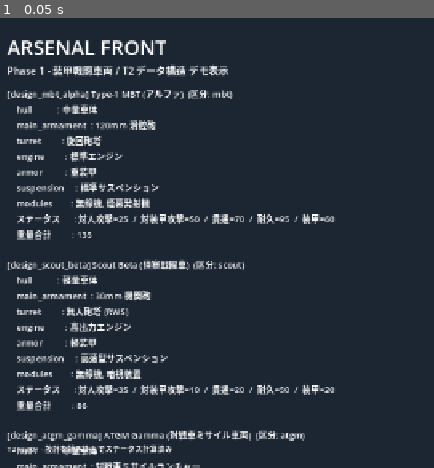
Above: before the commit, frame 1.
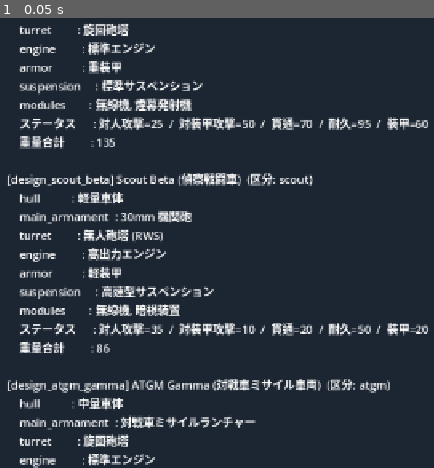
Above: after the commit, the same moment.

Repository: Sierra-117605/ARSENAL-FRONT
Game: Godot game, scene res://scenes/main.tscn
Two runs of this game, one before a commit and one after it. Both use one fixed random seed, a clock stepped at 60 frames per second and the inputs below.
Inputs:
- Up to frame 1 (0.05 s): no input

The runs differ from the first frame. In frame 1, 20% of the frame differs, in the area x 1-99%, y 1-100%.

Commit message:
メインシーンを Control + アンカーに変更、ウィンドウサイズ追従
Node2D + 絶対座標で組んでいたためウィンドウを大きくしても
内容が中央の固定サイズのまま小さく表示される問題を修正。

変更:
- scenes/main.tscn: ルートを Control に変更、anchors_preset=15 でフルアンカー。
  Background → 全画面、Layout (MarginContainer) → VBoxContainer の階層で
  Title/Subtitle/Output/Status を縦並びに配置。Output は size_flags_vertical=3
  で残り空間を埋める。
- scripts/main.gd: extends Node2D → extends Control に変更、
  $Output → $Layout/VBox/Output にパス更新。

ステータス計算ロジックには影響なし。ヘッドレスで MBT/Scout/ATGM の
数値が変わらないことを確認 (対人攻撃=25/35/10, 対装甲=50/10/70 等)。

Co-Authored-By: Claude Opus 4.7 <noreply@anthropic.com>

Diff:
--- a/scenes/main.tscn
+++ b/scenes/main.tscn
@@ -2,44 +2,59 @@
 
 [ext_resource type="Script" path="res://scripts/main.gd" id="1_main"]
 
-[node name="Main" type="Node2D"]
+[node name="Main" type="Control"]
+layout_mode = 3
+anchors_preset = 15
+anchor_right = 1.0
+anchor_bottom = 1.0
+grow_horizontal = 2
+grow_vertical = 2
 script = ExtResource("1_main")
 
 [node name="Background" type="ColorRect" parent="."]
-offset_right = 1280.0
-offset_bottom = 720.0
+layout_mode = 1
+anchors_preset = 15
+anchor_right = 1.0
+anchor_bottom = 1.0
+grow_horizontal = 2
+grow_vertical = 2
 color = Color(0.11, 0.15, 0.2, 1)
 
-[node name="Title" type="Label" parent="."]
-offset_left = 40.0
-offset_top = 24.0
-offset_right = 1240.0
-offset_bottom = 70.0
-theme_override_font_sizes/font_size = 32
+[node name="Layout" type="MarginContainer" parent="."]
+layout_mode = 1
+anchors_preset = 15
+anchor_right = 1.0
+anchor_bottom = 1.0
+grow_horizontal = 2
+grow_vertical = 2
+theme_override_constants/margin_left = 40
+theme_override_constants/margin_top = 24
+theme_override_constants/margin_right = 40
+theme_override_constants/margin_bottom = 24
+
+[node name="VBox" type="VBoxContainer" parent="Layout"]
+layout_mode = 2
+theme_override_constants/separation = 10
+
+[node name="Title" type="Label" parent="Layout/VBox"]
+layout_mode = 2
+theme_override_font_sizes/font_size = 36
 text = "ARSENAL FRONT"
 
-[node name="Subtitle" type="Label" parent="."]
-offset_left = 40.0
-offset_top = 72.0
-offset_right = 1240.0
-offset_bottom = 100.0
-theme_override_font_sizes/font_size = 16
+[node name="Subtitle" type="Label" parent="Layout/VBox"]
+layout_mode = 2
+theme_override_font_sizes/font_size = 18
 text = "Phase 1 - 装甲戦闘車両 / T2 データ構造 デモ表示"
 
-[node name="Output" type="Label" parent="."]
-offset_left = 40.0
-offset_top = 110.0
-offset_right = 1240.0
-offset_bottom = 670.0
-theme_override_font_sizes/font_size = 14
+[node name="Output" type="Label" parent="Layout/VBox"]
+layout_mode = 2
+size_flags_vertical = 3
+theme_override_font_sizes/font_size = 18
 text = "loading..."
 vertical_alignment = 0
 autowrap_mode = 0
 
-[node name="Status" type="Label" parent="."]
-offset_left = 40.0
-offset_top = 680.0
-offset_right = 1240.0
-offset_bottom = 710.0
-theme_override_font_sizes/font_size = 12
+[node name="Status" type="Label" parent="Layout/VBox"]
+layout_mode = 2
+theme_override_font_sizes/font_size = 14
 text = "T2 ready - 設計を読み込んでステータス計算済み"
--- a/scripts/main.gd
+++ b/scripts/main.gd
@@ -1,8 +1,9 @@
-extends Node2D
+extends Control
 
 # Phase 1 の起点シーン。
 # 今は T2 系の検証として、3 つの戦車設計 (MBT / 偵察 / ATGM) の
 # 5 項目ステータスを画面に表示する。
+# 全体は Control + アンカーでウィンドウサイズに追従する (Node2D 絶対座標は使わない)。
 
 const DEMO_UNITS: Array[Dictionary] = [
 	{
@@ -49,7 +50,7 @@
 	},
 ]
 
-@onready var output_label: Label = $Output
+@onready var output_label: Label = $Layout/VBox/Output
 
 func _ready() -> void:
 	print("[ARSENAL FRONT] boot ok")
